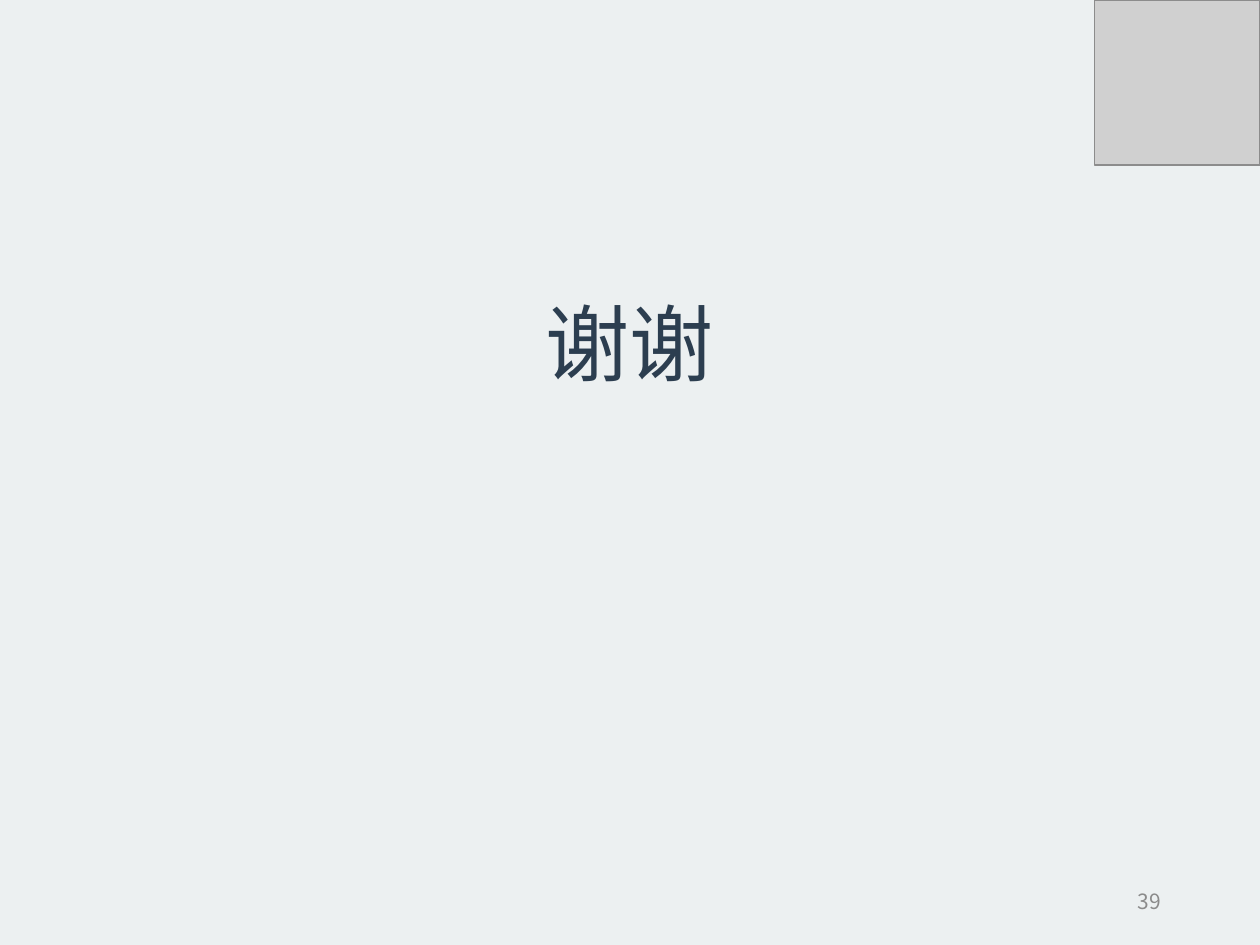
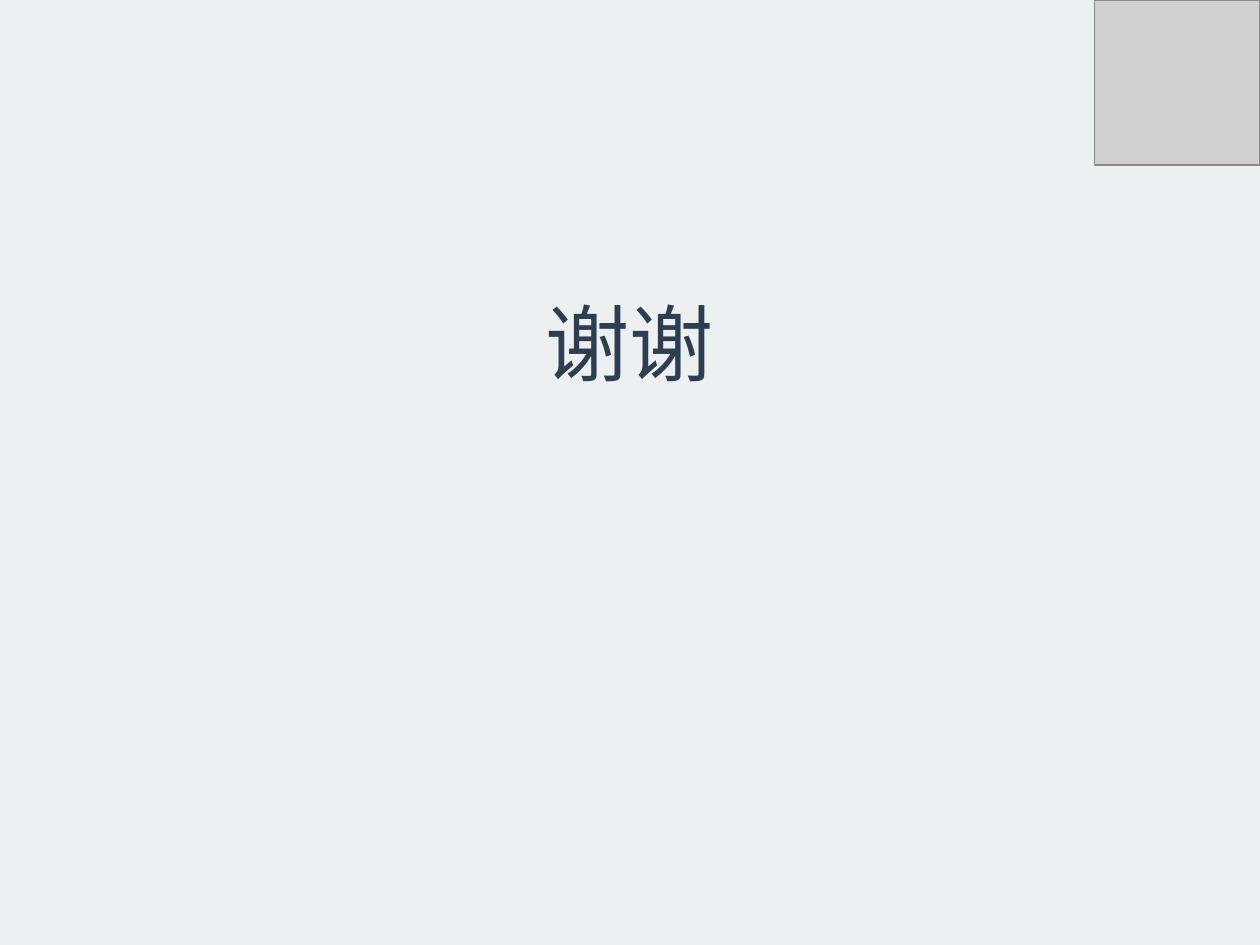
Before and after one commit to tangzhaoshu/playground, a slide deck: slide 40 of ResearchWork/毕业答辩--唐兆树.pptx (slide 39 before the commit). Drawn at 1260x945 pixels with LibreOffice and Linux fonts; fonts in the diff are those of the drawing; grey boxes stand for pictures. Boxes give left, top, right and bottom in pixels: in the first picture for what was removed or moved away, otherwise in the second. Text is boxed around its words. In the diff, an @@ line names an element or a change of style, - is before the commit and + after.

```diff
--- a/ResearchWork/毕业答辩--唐兆树.pptx
+++ b/ResearchWork/毕业答辩--唐兆树.pptx
@@ page number removed at bbox=[1137, 893, 1160, 909] @@
-39
```
Also in this commit, not shown: 23 other slides changed, 1 slide added, 18 other files.
